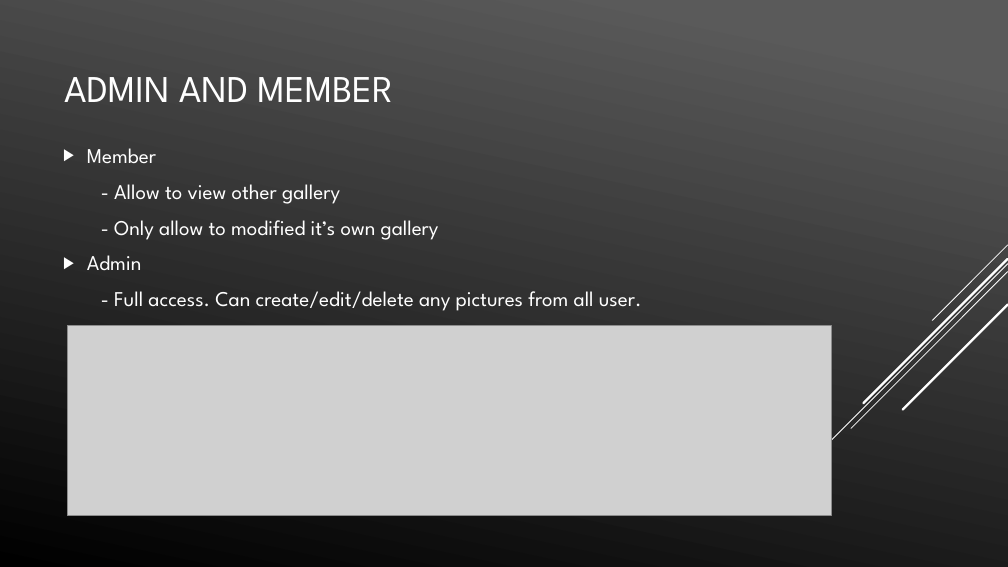
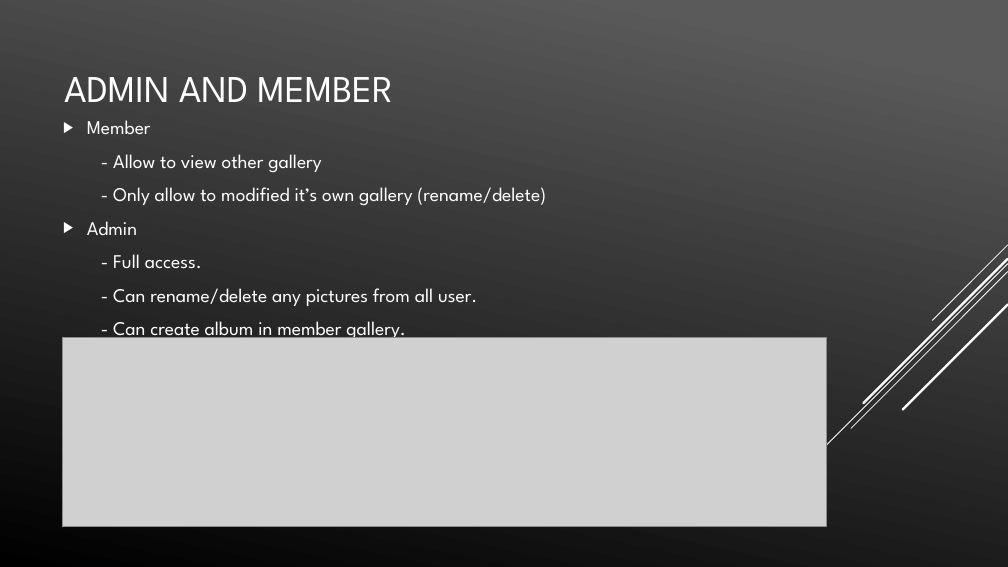
Before and after one commit to vdc1703/COMP5130F2018, a slide deck: slide 7 of Final-Powerpoint/Final.pptx. Drawn at 1008x567 pixels with LibreOffice and Linux fonts; fonts in the diff are those of the drawing; grey boxes stand for pictures. Boxes give left, top, right and bottom in pixels: in the first picture for what was removed or moved away, otherwise in the second. Text is boxed around its words. In the diff, an @@ line names an element or a change of style, - is before the commit and + after.

```diff
--- a/Final-Powerpoint/Final.pptx
+++ b/Final-Powerpoint/Final.pptx
@@ text at (87, 120, 321, 235): size 20 to 18.5 pt in "Member", "- Allow to view other gallery", "Admin" @@
@@ text at (113, 187, 546, 205): text changed; size 20 to 18.5 pt @@
-- Only allow to modified it’s own gallery
+- Only allow to modified it’s own gallery (rename/delete)
@@ text at (113, 254, 477, 343): text changed; size 20 to 18.5 pt @@
-- Full access. Can create/edit/delete any pictures from all user.
+- Full access.
+- Can rename/delete any pictures from all user.
+- Can create album in member gallery.
@@ picture: place and size @@
-picture at (67, 326, 831, 516)
+picture at (62, 337, 826, 527)
```
Also in this commit, not shown: 5 other slides changed, 4 other files.
